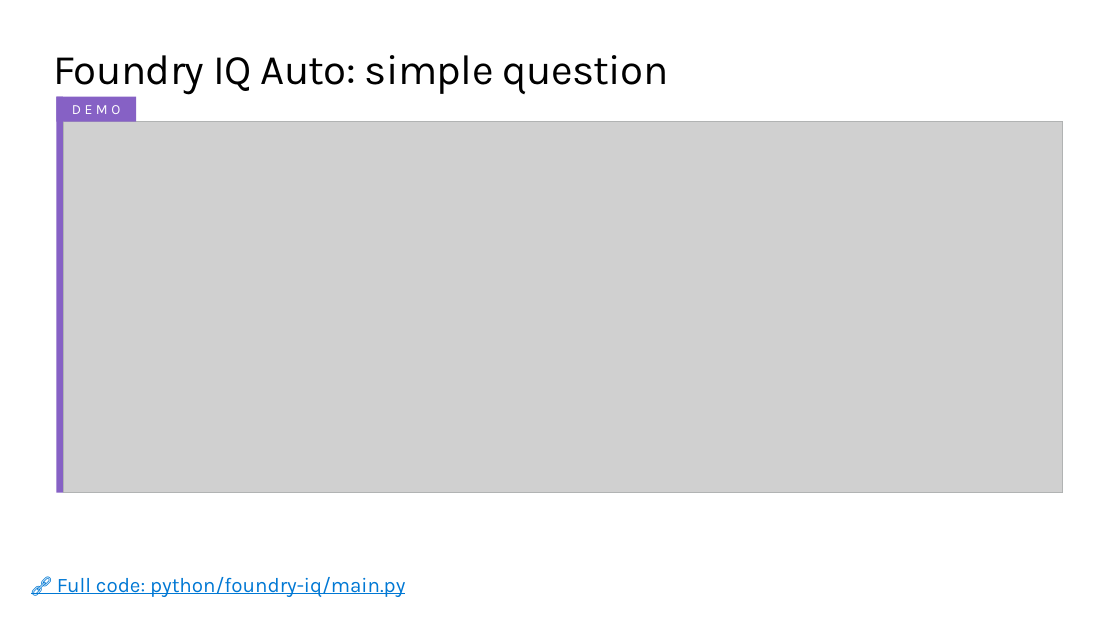
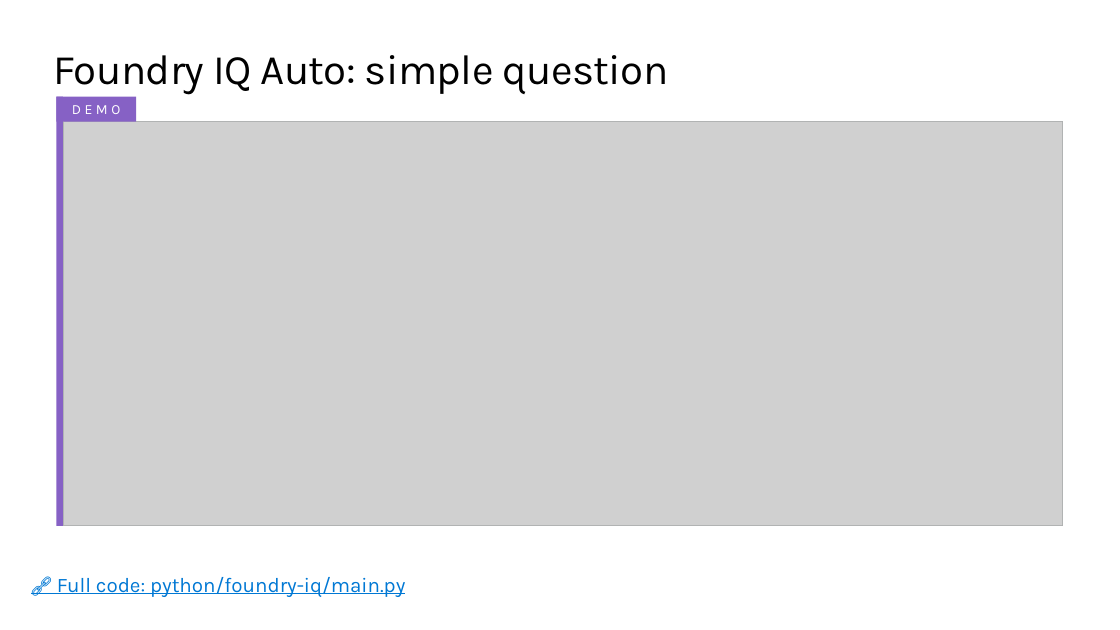
Before and after one commit to microsoft/ignite26-BRK300-building-agentic-retrieval-from-diy-to-foundry-iq, a slide deck: slide 35 of IgniteBRK300-WorkingDeck.pptx. Drawn at 1120x630 pixels with LibreOffice and Linux fonts; fonts in the diff are those of the drawing; grey boxes stand for pictures; background and template pictures are left out. Boxes give left, top, right and bottom in pixels: in the first picture for what was removed or moved away, otherwise in the second. Text is boxed around its words. In the diff, an @@ line names an element or a change of style, - is before the commit and + after.

```diff
--- a/IgniteBRK300-WorkingDeck.pptx
+++ b/IgniteBRK300-WorkingDeck.pptx
@@ rectangle: place and size @@
-rectangle at <box>56,97,63,493</box>
+rectangle at <box>56,97,63,526</box>
@@ picture: place and size @@
-picture at <box>63,122,1063,493</box>
+picture at <box>63,122,1063,526</box>
@@ rectangle: place and size @@
-rectangle at <box>63,122,1063,493</box>
+rectangle at <box>63,122,1063,526</box>
```
Also in this commit, not shown: 16 other slides changed, 15 slides removed, 38 other files.
